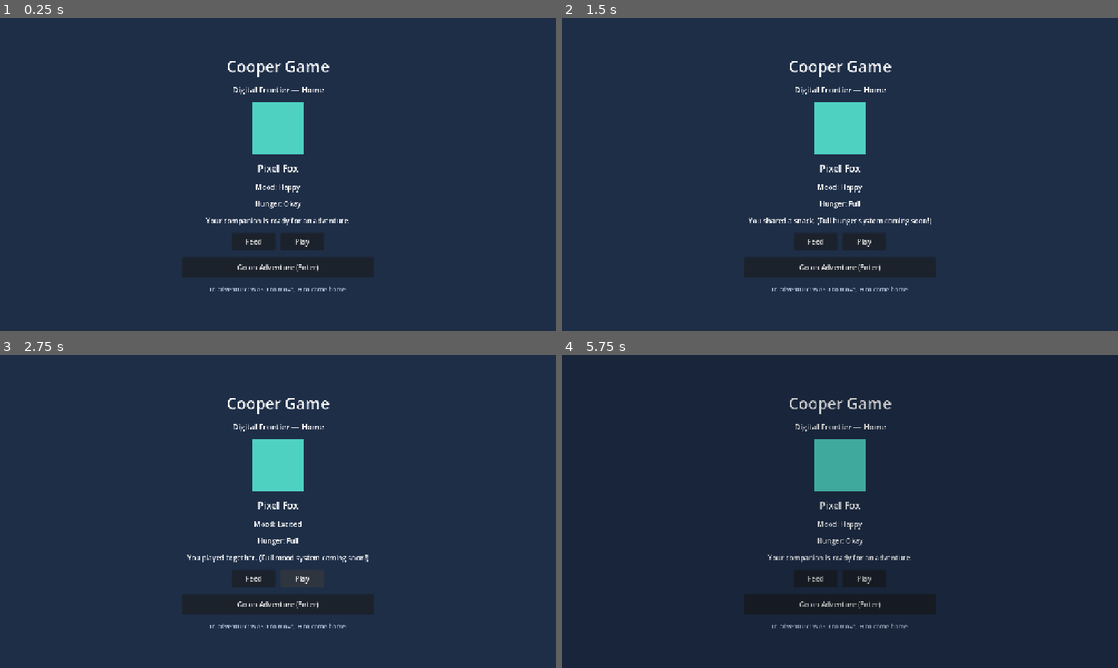
Above: before the commit, frames 1-4 (two rows, left to right).
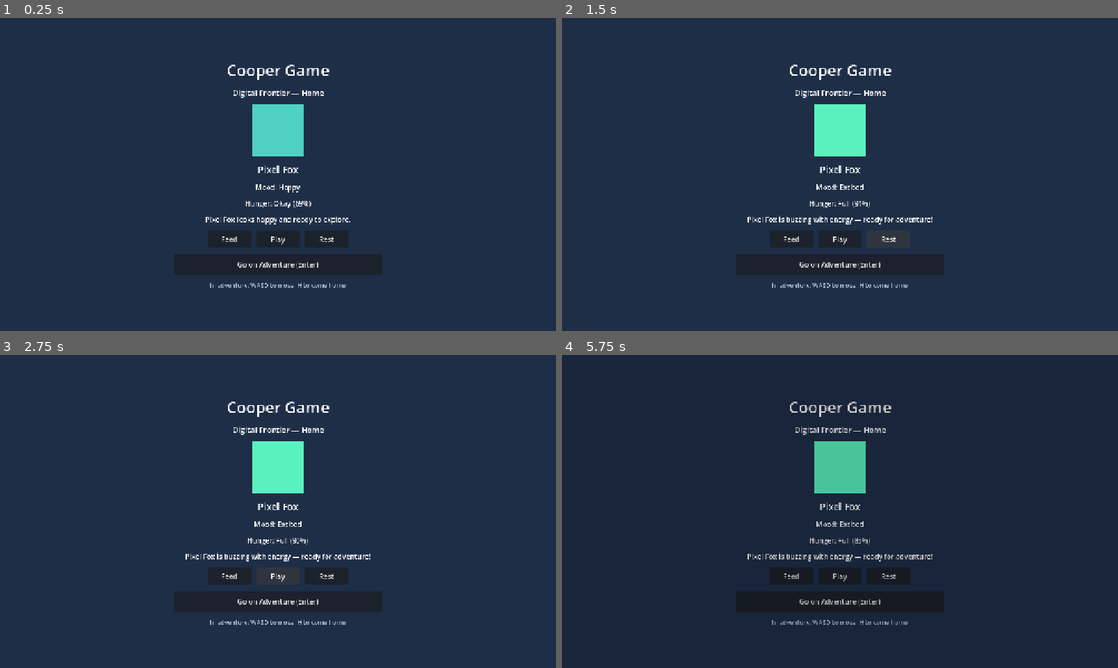
Above: after the commit, the same moments.

Repository: crossleyclark5-beep/a-video-game
Game: Godot game, scene res://scenes/bootstrap/boot.tscn
The game is run twice, just before and just after one commit, with the same random seed, the same clock (stepped at 60 frames per second) and the same inputs.
Inputs (mouse positions are in pixels of both pictures, inside the frame that each line leads up to):
- Up to frame 1 (0.25 s): no input
- Up to frame 2 (1.5 s): click "Feed" at 0.5 s; click (890, 240) at 1.25 s, where only the run after the commit has a clickable "Rest"
- Up to frame 3 (2.75 s): click "Play" at 2 s
- Up to frame 4 (5.75 s): click "Play" at 2.75 s; click "Go on Adventure (Enter)" at 3.5 s; tap Enter (go_adventure) at 4.25 s; hold D (move_right) 4.28-5.03 s; hold Enter (go_adventure) 4.28-5.03 s; tap Space at 4.52, 5.27 s; hold S (move_back) from 5.03 s (still down); tap H (go_home) at 5.1 s

The runs differ from the first frame. In frame 1, 3.3% of the frame differs, in the area x 31-69%, y 13-88%; in frame 2, 4.7%; in frame 3, 4.7%; in frame 4, 3.5%.

Commit message:
Add living companion care: mood, hunger, Feed/Play/Rest
Phase 2 home loop: Pixel Fox has live mood/hunger that drains over time,
care actions restore state, home UI reflects mood color and status text.
Soft adventure readiness warning when companion needs care.
Document local folder path a-video-game-master for the player.

Co-authored-by: crossleyclark5-beep <crossleyclark5-beep@users.noreply.github.com>

Diff:
--- a/digital-frontier/scenes/home/home_companion.gd
+++ b/digital-frontier/scenes/home/home_companion.gd
@@ -1,15 +1,28 @@
 extends Control
-## Basic home screen — care for your companion, then go on an adventure.
-## Phase 1 stub: mood/hunger are display-only placeholders.
+## Home screen — care for your living companion, then go on an adventure.
 
+@onready var _creature_visual: ColorRect = %CreaturePlaceholder
+@onready var _creature_name: Label = %CreatureName
 @onready var _mood_label: Label = %MoodLabel
 @onready var _hunger_label: Label = %HungerLabel
 @onready var _status_label: Label = %StatusLabel
+@onready var _adventure_button: Button = %AdventureButton
+
+var _refresh_timer: float = 0.0
 
 
 func _ready() -> void:
 	InputManager.set_context(InputManager.Context.HOME)
+	if not EventBus.companion_state_changed.is_connected(_refresh_status):
+		EventBus.companion_state_changed.connect(_refresh_status)
 	_refresh_status()
+
+
+func _process(delta: float) -> void:
+	_refresh_timer += delta
+	if _refresh_timer >= 0.5:
+		_refresh_timer = 0.0
+		_refresh_status()
 
 
 func _unhandled_input(event: InputEvent) -> void:
@@ -18,10 +31,21 @@
 
 
 func _refresh_status() -> void:
-	# Real mood/hunger systems come in Phase 2. Friendly placeholders for now.
-	_mood_label.text = "Mood: Happy"
-	_hunger_label.text = "Hunger: Okay"
-	_status_label.text = "Your companion is ready for an adventure."
+	_creature_name.text = CreatureManager.get_companion_nickname()
+	_mood_label.text = "Mood: %s" % CreatureManager.get_mood_label()
+	_hunger_label.text = "Hunger: %s (%d%%)" % [
+		CreatureManager.get_hunger_label(),
+		int(CreatureManager.get_hunger()),
+	]
+	_status_label.text = CreatureManager.get_status_line()
+	_creature_visual.color = CreatureManager.get_mood_color()
+
+	if CreatureManager.is_adventure_ready():
+		_adventure_button.text = "Go on Adventure (Enter)"
+		_adventure_button.modulate = Color.WHITE
+	else:
+		_adventure_button.text = "Adventure anyway (Enter) — companion needs care"
+		_adventure_button.modulate = Color(1.0, 0.85, 0.7)
 
 
 func _on_adventure_pressed() -> void:
@@ -29,10 +53,15 @@
 
 
 func _on_feed_pressed() -> void:
-	_status_label.text = "You shared a snack. (Full hunger system coming soon!)"
-	_hunger_label.text = "Hunger: Full"
+	_status_label.text = CreatureManager.feed()
+	_refresh_status()
 
 
 func _on_soothe_pressed() -> void:
-	_status_label.text = "You played together. (Full mood system coming soon!)"
-	_mood_label.text = "Mood: Excited"
+	_status_label.text = CreatureManager.play()
+	_refresh_status()
+
+
+func _on_rest_pressed() -> void:
+	_status_label.text = CreatureManager.rest()
+	_refresh_status()
--- a/digital-frontier/scenes/home/home_companion.tscn
+++ b/digital-frontier/scenes/home/home_companion.tscn
@@ -27,13 +27,13 @@
 anchor_top = 0.5
 anchor_right = 0.5
 anchor_bottom = 0.5
-offset_left = -220.0
-offset_top = -220.0
-offset_right = 220.0
-offset_bottom = 220.0
+offset_left = -240.0
+offset_top = -260.0
+offset_right = 240.0
+offset_bottom = 260.0
 grow_horizontal = 2
 grow_vertical = 2
-theme_override_constants/separation = 16
+theme_override_constants/separation = 14
 
 [node name="Title" type="Label" parent="Center"]
 layout_mode = 2
@@ -48,12 +48,14 @@
 horizontal_alignment = 1
 
 [node name="CreaturePlaceholder" type="ColorRect" parent="Center"]
+unique_name_in_owner = true
 custom_minimum_size = Vector2(120, 120)
 layout_mode = 2
 size_flags_horizontal = 4
 color = Color(0.31, 0.82, 0.76, 1)
 
 [node name="CreatureName" type="Label" parent="Center"]
+unique_name_in_owner = true
 layout_mode = 2
 theme_override_font_sizes/font_size = 22
 text = "Pixel Fox"
@@ -93,7 +95,13 @@
 layout_mode = 2
 text = "Play"
 
+[node name="RestButton" type="Button" parent="Center/Buttons"]
+custom_minimum_size = Vector2(100, 40)
+layout_mode = 2
+text = "Rest"
+
 [node name="AdventureButton" type="Button" parent="Center"]
+unique_name_in_owner = true
 custom_minimum_size = Vector2(0, 48)
 layout_mode = 2
 text = "Go on Adventure (Enter)"
@@ -107,4 +115,5 @@
 
 [connection signal="pressed" from="Center/Buttons/FeedButton" to="." method="_on_feed_pressed"]
 [connection signal="pressed" from="Center/Buttons/SootheButton" to="." method="_on_soothe_pressed"]
+[connection signal="pressed" from="Center/Buttons/RestButton" to="." method="_on_rest_pressed"]
 [connection signal="pressed" from="Center/AdventureButton" to="." method="_on_adventure_pressed"]
--- a/digital-frontier/scripts/autoload/creature_manager.gd
+++ b/digital-frontier/scripts/autoload/creature_manager.gd
@@ -1,31 +1,190 @@
 extends BaseManager
-## Creature collection, party, and companion state.
+## Creature collection, party, and living companion state.
 ##
-## WHY: Captured creatures have runtime instances (level, nickname) separate from
-## CreatureData templates. Supports overworld party and home-screen companion.
-
-var _captured: Dictionary = {}  ## instance_id -> Dictionary runtime snapshot
+## Companion care (mood / hunger) powers the Home screen loop.
+## Templates live in CreatureData; this manager owns runtime values.
+
+enum Mood {
+	EXCITED,
+	HAPPY,
+	CONTENT,
+	BORED,
+	SAD,
+	IRRITABLE,
+}
+
+const STARTER_CREATURE_ID := &"pixel_fox"
+const HUNGER_DRAIN_PER_SECOND := 0.35  ## ~5 min from full(100) to empty if idle
+const MOOD_DRAIN_PER_SECOND := 0.15
+const FEED_HUNGER_RESTORE := 35.0
+const PLAY_MOOD_RESTORE := 30.0
+const REST_MOOD_RESTORE := 15.0
+const REST_HUNGER_COST := 5.0
+
+var _captured: Dictionary = {}
 var _party: PackedStringArray = PackedStringArray()
-var _companion_id: StringName = &""
+var _companion_species_id: StringName = STARTER_CREATURE_ID
+var _companion_nickname: String = "Pixel Fox"
+var _companion_hunger: float = 70.0  ## 0 empty → 100 full
+var _companion_mood_value: float = 75.0  ## 0 low → 100 high; maps to Mood
+var _care_initialized: bool = false
 
 
 func _initialize_manager() -> void:
-	_log("CreatureManager initialized")
+	_ensure_starter_companion()
+	_log("CreatureManager initialized (companion=%s)" % _companion_species_id)
+
+
+func _process(delta: float) -> void:
+	if not _care_initialized:
+		return
+	# Gentle real-time drain so care matters between short sessions.
+	_companion_hunger = maxf(0.0, _companion_hunger - HUNGER_DRAIN_PER_SECOND * delta)
+	var mood_drain := MOOD_DRAIN_PER_SECOND * delta
+	if _companion_hunger < 25.0:
+		mood_drain *= 2.0  ## Hungry creatures get grumpy faster
+	_companion_mood_value = maxf(0.0, _companion_mood_value - mood_drain)
+
+
+func _ensure_starter_companion() -> void:
+	if _care_initialized:
+		return
+	var data: CreatureData = ResourceRegistry.get_creature(STARTER_CREATURE_ID)
+	if data != null and not data.display_name.is_empty():
+		_companion_nickname = data.display_name
+	_companion_species_id = STARTER_CREATURE_ID
+	_care_initialized = true
+
+
+# --- Companion getters ---
+
+func get_companion_id() -> StringName:
+	return _companion_species_id
+
+
+func get_companion_nickname() -> String:
+	return _companion_nickname
+
+
+func get_hunger() -> float:
+	return _companion_hunger
+
+
+func get_mood_value() -> float:
+	return _companion_mood_value
+
+
+func get_mood() -> Mood:
+	# Hunger can force irritable even if mood meter is mid-range.
+	if _companion_hunger < 20.0:
+		return Mood.IRRITABLE
+	if _companion_mood_value >= 85.0:
+		return Mood.EXCITED
+	if _companion_mood_value >= 65.0:
+		return Mood.HAPPY
+	if _companion_mood_value >= 45.0:
+		return Mood.CONTENT
+	if _companion_mood_value >= 25.0:
+		return Mood.BORED
+	return Mood.SAD
+
+
+func get_mood_label() -> String:
+	match get_mood():
+		Mood.EXCITED: return "Excited"
+		Mood.HAPPY: return "Happy"
+		Mood.CONTENT: return "Content"
+		Mood.BORED: return "Bored"
+		Mood.SAD: return "Sad"
+		Mood.IRRITABLE: return "Irritable"
+		_: return "Unknown"
+
+
+func get_hunger_label() -> String:
+	if _companion_hunger >= 80.0:
+		return "Full"
+	if _companion_hunger >= 55.0:
+		return "Okay"
+	if _companion_hunger >= 30.0:
+		return "Peckish"
+	if _companion_hunger >= 10.0:
+		return "Hungry"
+	return "Starving"
+
+
+func get_status_line() -> String:
+	match get_mood():
+		Mood.EXCITED:
+			return "%s is buzzing with energy — ready for adventure!" % _companion_nickname
+		Mood.HAPPY:
+			return "%s looks happy and ready to explore." % _companion_nickname
+		Mood.CONTENT:
+			return "%s is calm. A little playtime wouldn't hurt." % _companion_nickname
+		Mood.BORED:
+			return "%s seems bored. Try playing together." % _companion_nickname
+		Mood.SAD:
+			return "%s looks down. Some care would help." % _companion_nickname
+		Mood.IRRITABLE:
+			return "%s is too hungry to focus. Feed them first." % _companion_nickname
+		_:
+			return "%s is waiting." % _companion_nickname
+
+
+func get_mood_color() -> Color:
+	match get_mood():
+		Mood.EXCITED: return Color(0.35, 0.95, 0.75)
+		Mood.HAPPY: return Color(0.31, 0.82, 0.76)
+		Mood.CONTENT: return Color(0.45, 0.7, 0.85)
+		Mood.BORED: return Color(0.65, 0.65, 0.55)
+		Mood.SAD: return Color(0.45, 0.5, 0.7)
+		Mood.IRRITABLE: return Color(0.9, 0.45, 0.35)
+		_: return Color(0.5, 0.5, 0.5)
+
+
+## Soft gate — adventure always allowed, but returns false when care is critical.
+func is_adventure_ready() -> bool:
+	return _companion_hunger >= 15.0 and get_mood() != Mood.SAD
+
+
+# --- Care actions ---
+
+func feed() -> String:
+	_companion_hunger = minf(100.0, _companion_hunger + FEED_HUNGER_RESTORE)
+	_companion_mood_value = minf(100.0, _companion_mood_value + 8.0)
+	EventBus.companion_cared.emit(&"feed")
+	EventBus.companion_state_changed.emit()
+	return "You shared a snack. %s looks satisfied!" % _companion_nickname
+
+
+func play() -> String:
+	_companion_mood_value = minf(100.0, _companion_mood_value + PLAY_MOOD_RESTORE)
+	_companion_hunger = maxf(0.0, _companion_hunger - 4.0)
+	EventBus.companion_cared.emit(&"play")
+	EventBus.companion_state_changed.emit()
+	return "You played together. %s is happier!" % _companion_nickname
+
+
+func rest() -> String:
+	_companion_mood_value = minf(100.0, _companion_mood_value + REST_MOOD_RESTORE)
+	_companion_hunger = maxf(0.0, _companion_hunger - REST_HUNGER_COST)
+	EventBus.companion_cared.emit(&"rest")
+	EventBus.companion_state_changed.emit()
+	return "%s took a short rest and feels better." % _companion_nickname
 
 
 func get_party() -> PackedStringArray:
 	return _party
-
-
-func get_companion_id() -> StringName:
-	return _companion_id
 
 
 func export_state() -> Dictionary:
 	return {
 		&"captured": _captured.duplicate(true),
 		&"party": _party.duplicate(),
-		&"companion_id": _companion_id,
+		&"companion_id": _companion_species_id,
+		&"companion_nickname": _companion_nickname,
+		&"companion_hunger": _companion_hunger,
+		&"companion_mood_value": _companion_mood_value,
+		&"care_initialized": _care_initialized,
 	}
 
 
@@ -35,4 +194,13 @@
 	if data.has(&"party"):
 		_party = data[&"party"].duplicate()
 	if data.has(&"companion_id"):
-		_companion_id = data[&"companion_id"]
+		_companion_species_id = data[&"companion_id"]
+	if data.has(&"companion_nickname"):
+		_companion_nickname = data[&"companion_nickname"]
+	if data.has(&"companion_hunger"):
+		_companion_hunger = float(data[&"companion_hunger"])
+	if data.has(&"companion_mood_value"):
+		_companion_mood_value = float(data[&"companion_mood_value"])
+	if data.has(&"care_initialized"):
+		_care_initialized = bool(data[&"care_initialized"])
+	_ensure_starter_companion()
--- a/digital-frontier/scripts/autoload/event_bus.gd
+++ b/digital-frontier/scripts/autoload/event_bus.gd
@@ -42,6 +42,8 @@
 signal creature_captured(creature_id: StringName)
 signal creature_released(instance_id: StringName)
 signal party_changed
+signal companion_state_changed
+signal companion_cared(action: StringName)
 
 # --- NPCs ---
 signal npc_dialogue_started(npc_id: StringName)
Not shown, changed: START_HERE.md
Not shown, changed: digital-frontier/START_HERE.md
